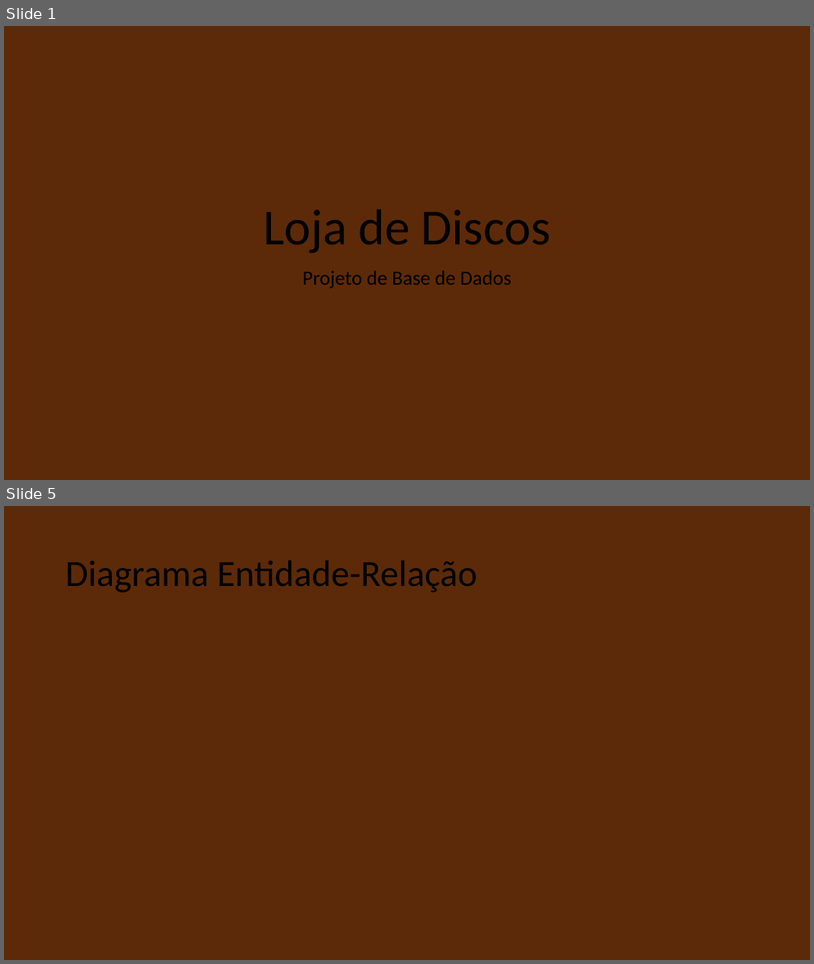
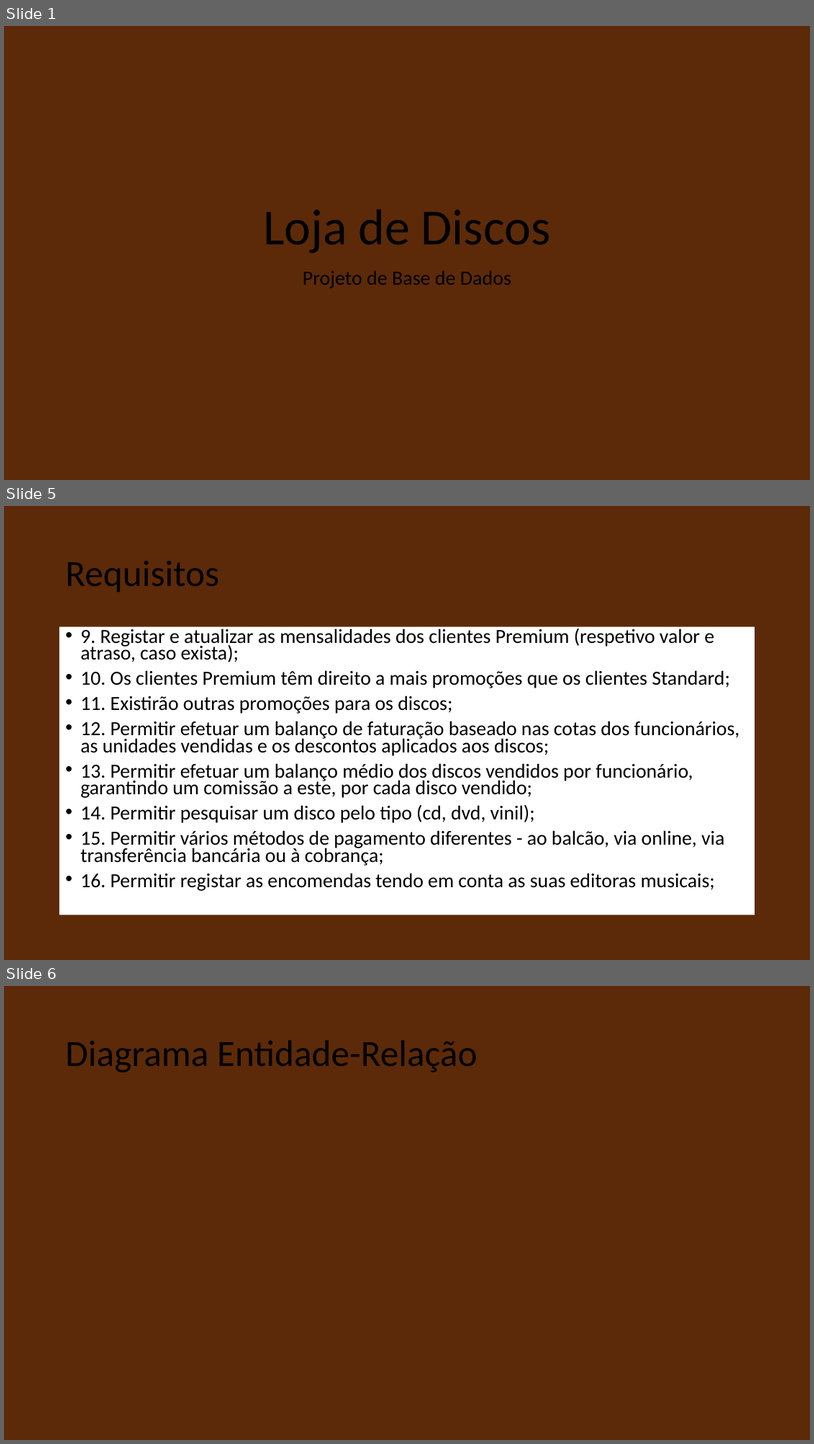
Before and after one commit to marcomacedo/Base-de-dados, a slide deck: Relatório final e apresentação/Aprensentação_P1G12.pptx. Shown one above the other, each under a label of ours: slides 1 and 5 before the commit, slides 1, 5 and 6 after it; the slides between them are not shown. The pictures are 814x964 and 814x1444 pixels, drawn with LibreOffice and Linux fonts; fonts in the diff are those of the drawing. Boxes give left, top, right and bottom in pixels: in the first picture for what was removed or moved away, otherwise in the second. Text is boxed around its words. In the diff, an @@ line names an element or a change of style, - is before the commit and + after.

```diff
--- a/Relatório final e apresentação/Aprensentação_P1G12.pptx
+++ b/Relatório final e apresentação/Aprensentação_P1G12.pptx
@@ slide 5 added at box(4, 506, 810, 960), background #5C2A08 @@
@@ title added at box(65, 561, 219, 592), 44 pt, text #000000 @@
+Requisitos
@@ text added at box(59, 627, 756, 915), fill #FFFFFF, 23.8 pt, text #000000 @@
+• 9. Registar e atualizar as mensalidades dos clientes Premium (respetivo valor e atraso, caso exista);
+• 10. Os clientes Premium têm direito a mais promoções que os clientes Standard;
+• 11. Existirão outras promoções para os discos;
+• 12. Permitir efetuar um balanço de faturação baseado nas cotas dos funcionários, as unidades vendidas e os descontos aplicados aos discos;
+• 13. Permitir efetuar um balanço médio dos discos vendidos por funcionário, garantindo um comissão a este, por cada disco vendido;
+• 14. Permitir pesquisar um disco pelo tipo (cd, dvd, vinil);
+• 15. Permitir vários métodos de pagamento diferentes - ao balcão, via online, via transferência bancária ou à cobrança;
+• 16. Permitir registar as encomendas tendo em conta as suas editoras musicais;
@@ what was slide 5 is now slide 6 @@
```
Also in this commit, not shown: 4 slides changed, 1 other slide added, 1 slide removed, 4 other files.
